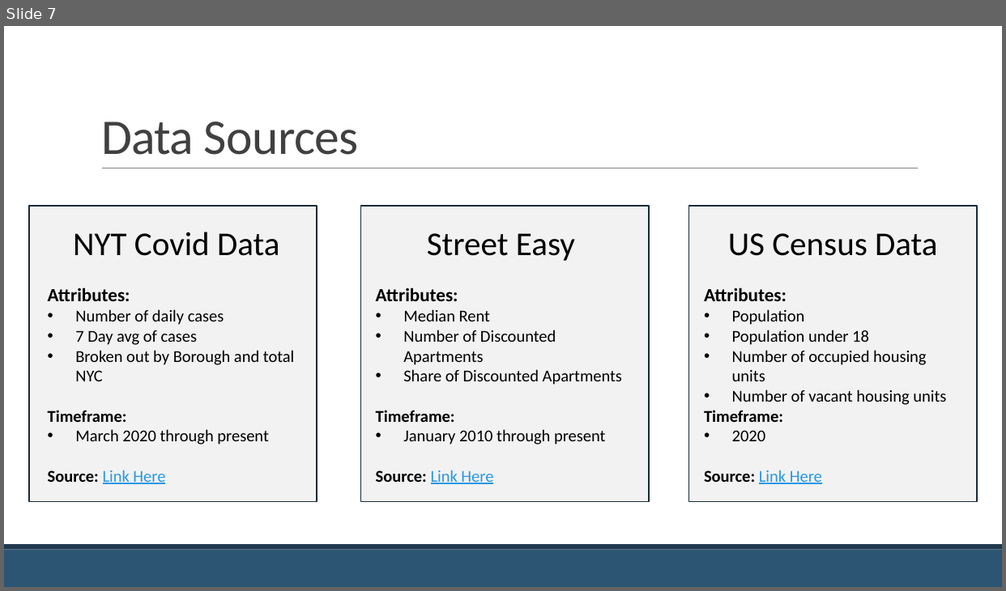
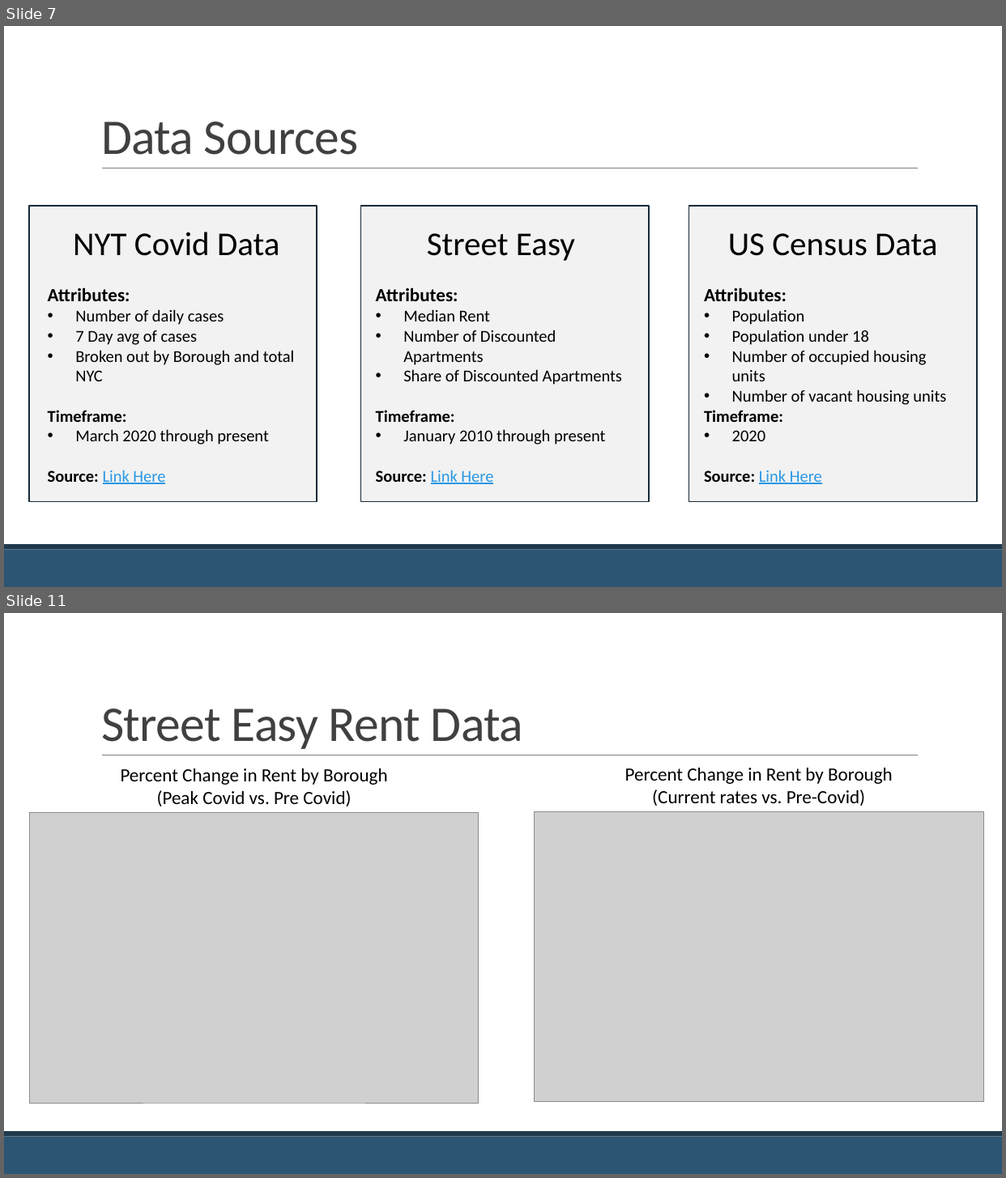
Before and after one commit to jackcopeland11/nyc_apartment_rent_analysis, a slide deck: Covid-19 and the NYC Apartment Market.pptx. Shown one above the other, each under a label of ours: slide 7 before the commit, slides 7 and 11 after it; the slides between them are not shown. The pictures are 1006x591 and 1006x1178 pixels, drawn with LibreOffice and Linux fonts; fonts in the diff are those of the drawing; grey boxes stand for pictures. Boxes give left, top, right and bottom in pixels: in the first picture for what was removed or moved away, otherwise in the second. Text is boxed around its words. In the diff, an @@ line names an element or a change of style, - is before the commit and + after.

```diff
--- a/Covid-19 and the NYC Apartment Market.pptx
+++ b/Covid-19 and the NYC Apartment Market.pptx
@@ slide 11 added at [4,613,1002,1174], background #FFFFFF; not listed: 3 template elements that a slide beside it also shows @@
@@ title added at [101,709,523,749], 48 pt, text #404040 @@
+Street Easy Rent Data
@@ text added at [121,769,388,807], 18 pt, text #000000 @@
+Percent Change in Rent by Borough (Peak Covid vs. Pre Covid)
@@ text added at [625,768,893,806], 18 pt, text #000000 @@
+Percent Change in Rent by Borough (Current rates vs. Pre-Covid)
@@ picture added at [29,813,479,1103] @@
@@ picture added at [535,811,984,1102] @@
```
Also in this commit, not shown: 1 slide changed, 4 other slides added, 1 slide removed, 7 other files.
